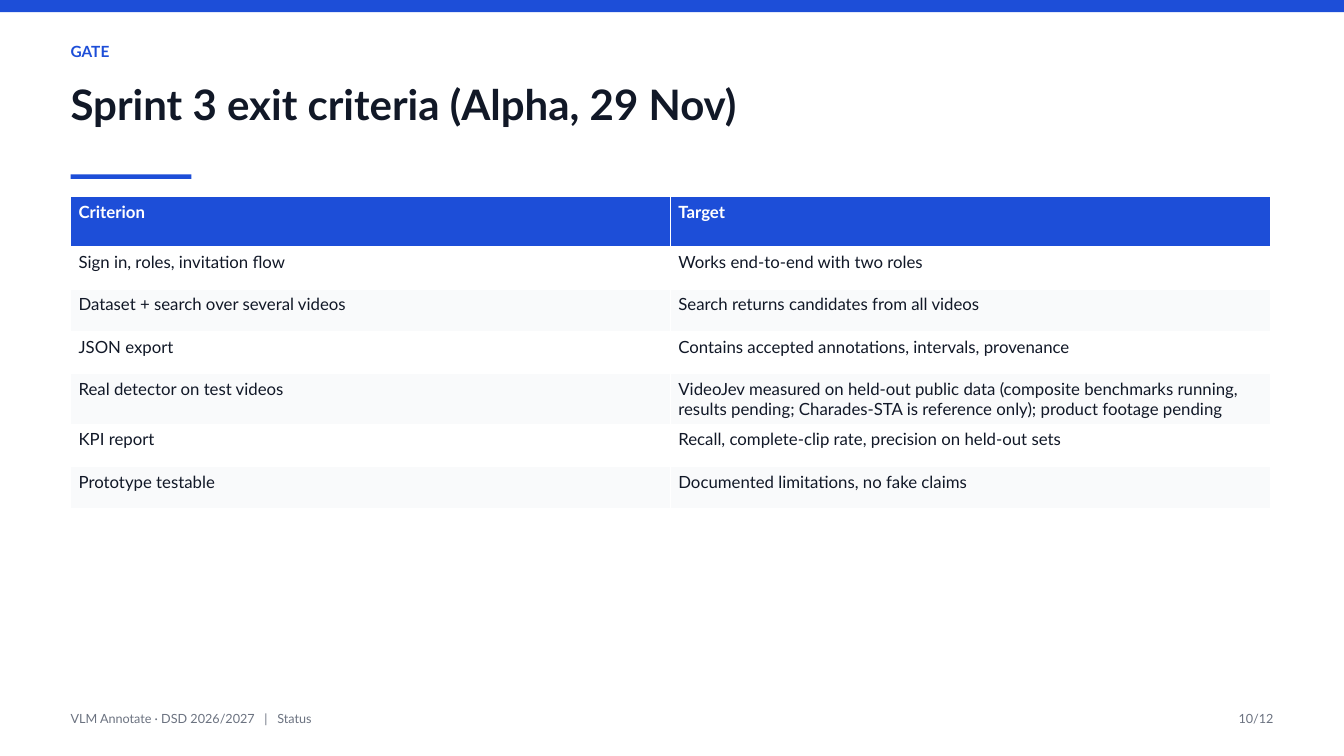
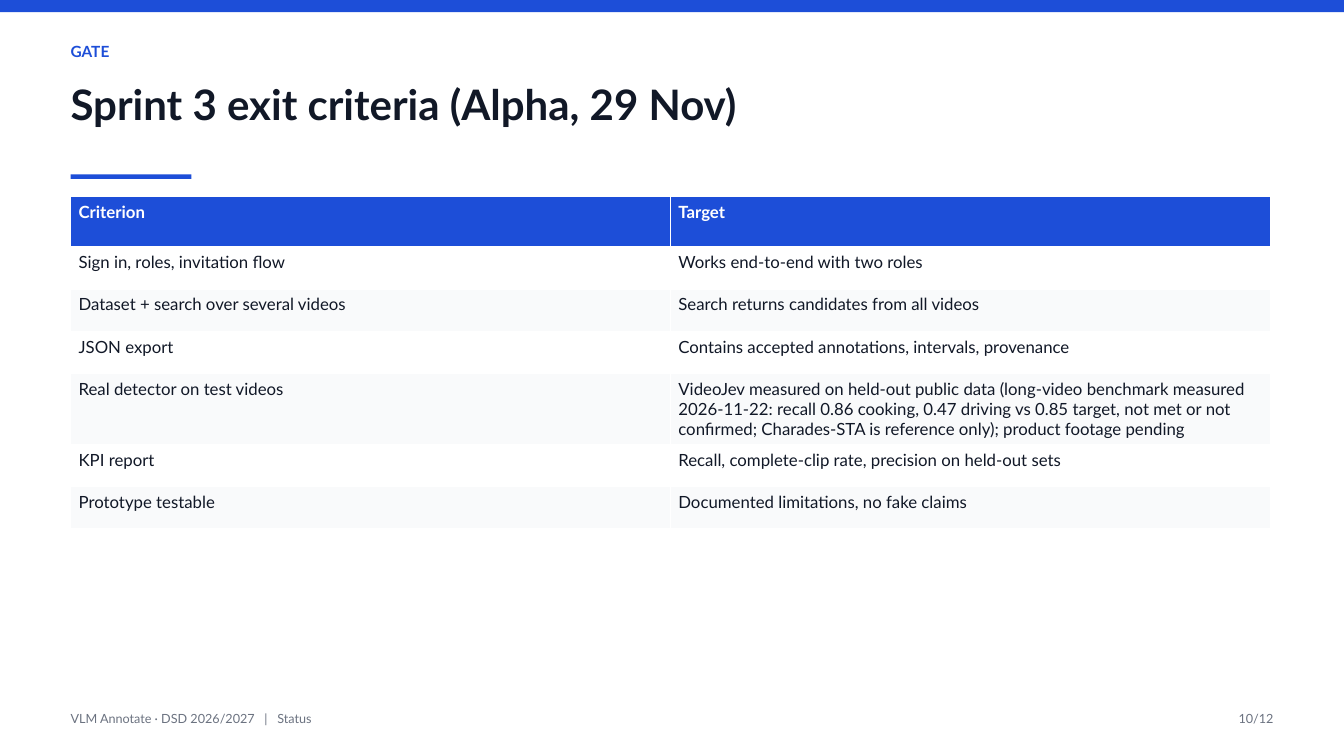
Before and after one commit to aslsumen/DSD---VLM-Annotate, a slide deck: slide 10 of presentations/03-status.pptx. Drawn at 1344x756 pixels with LibreOffice and Linux fonts; fonts in the diff are those of the drawing. Boxes give left, top, right and bottom in pixels: in the first picture for what was removed or moved away, otherwise in the second. Text is boxed around its words. In the diff, an @@ line names an element or a change of style, - is before the commit and + after.

Commit message:
eval: publish held-out video grounding benchmarks

```diff
--- a/presentations/03-status.pptx
+++ b/presentations/03-status.pptx
@@ table at [71, 197, 1270, 515] @@
-row 5, column 2: VideoJev measured on held-out public data (composite benchmarks running, results pending; Charades-STA is reference only); product footage pending
+row 5, column 2: VideoJev measured on held-out public data (long-video benchmark measured 2026-11-22: recall 0.86 cooking, 0.47 driving vs 0.85 target, not met or not confirmed; Charades-STA is reference only); product footage pending
```
Also in this commit, not shown: 2 other slides changed, 34 other files.
